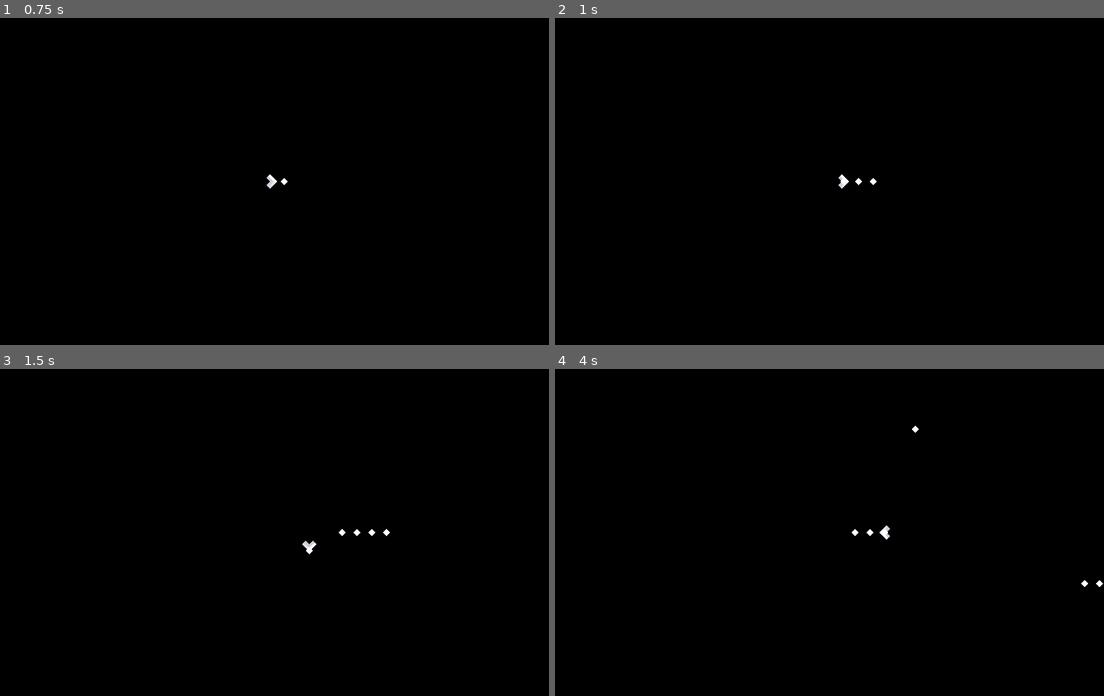
Above: before the commit, frames 1-4 (two rows, left to right).
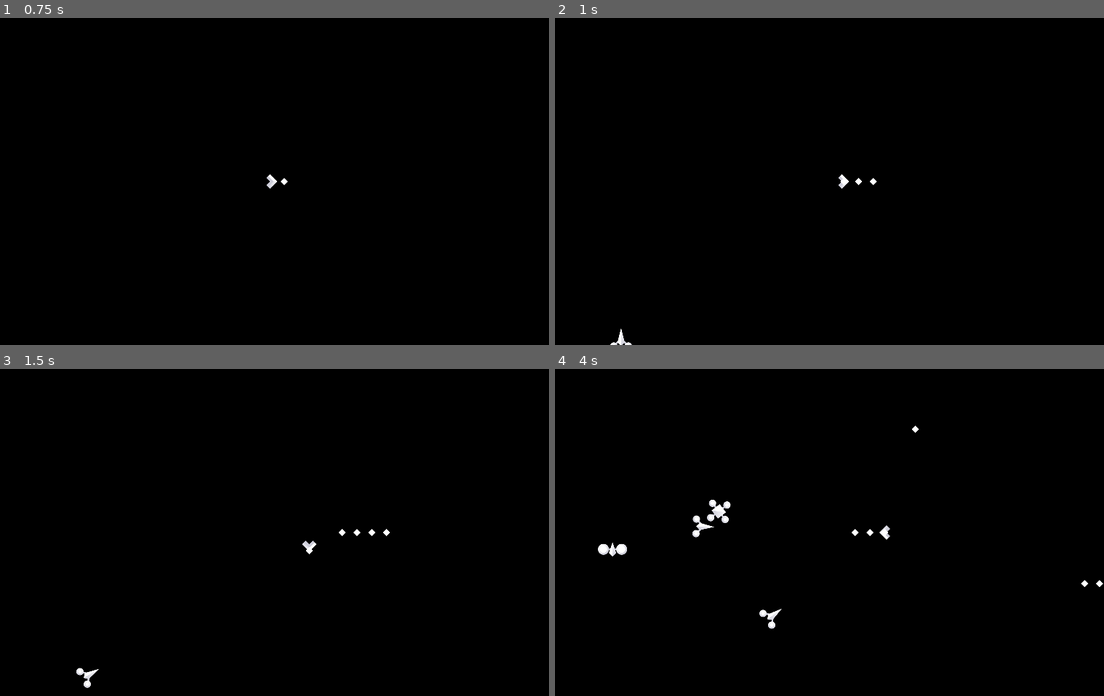
Above: after the commit, the same moments.

Repository: wdfeer/spaceshooter
Game: Godot game, scene res://src/mars.tscn
Same seed, same stepped clock (60 frames per second), same inputs: the game is played once before the commit and once after it. This scene is started directly instead of the project's main scene.
Inputs (mouse positions are in pixels of both pictures, inside the frame that each line leads up to):
- Up to frame 1 (0.75 s): tap Enter at 0.5 s; move the mouse to (384, 165) at 0.52 s; press the mouse at (384, 165) at 0.53 s; hold D (right) from 0.53 s (still down)
- Up to frame 2 (1 s): keep holding D (right)
- Up to frame 3 (1.5 s): move the mouse to (142, 548) at 1.27 s; release D (right) at 1.28 s; release the mouse at (142, 548) at 1.28 s; hold S (down) from 1.28 s (still down); click (142, 548) at 1.35 s
- Up to frame 4 (4 s): move the mouse to (873, 460) at 2.02 s; release S (down) at 2.03 s; press the mouse at (873, 460) at 2.03 s; hold D (right) 2.03-2.78 s; move the mouse to (785, 597) at 2.77 s; release the mouse at (785, 597) at 2.78 s; hold W (up) 2.78-3.53 s; click (785, 597) at 2.85 s; move the mouse to (988, 581) at 3.52 s; press the mouse at (988, 581) at 3.53 s; hold A (left) from 3.53 s (still down)

Frame 1 is identical in both runs. In frame 2, less than 0.1% of the frame differs, in the area x 10-15%, y 94-100%; in frame 3, less than 0.1%; in frame 4, 0.5%, in the area x 7-42%, y 40-80%.

Commit message:
Try to not spawn enemies out of bounds

Diff:
--- a/src/enemy/enemy_spawner.gd
+++ b/src/enemy/enemy_spawner.gd
@@ -1,7 +1,7 @@
 extends Node
 
 const ENEMY_SPAWN_INTERVAL = 1
-const ENEMY_SPAWN_DISTANCE = 1000
+const ENEMY_SPAWN_DISTANCE = 1200
 @export
 var enemy_scene: PackedScene
 var enemy_spawn_timer = 0
@@ -19,7 +19,8 @@
 		var player: Node2D = game.get_node_or_null("Player")
 		if !player:
 			return
-		var spawn_pos: Vector2 = player.global_position + Vector2.from_angle(randf_range(0, 2 * PI)) * ENEMY_SPAWN_DISTANCE
+		var angle = player.global_position.angle_to_point(game.global_position) + randf_range(-PI, PI) / 4
+		var spawn_pos: Vector2 = player.global_position + Vector2.from_angle(angle) * ENEMY_SPAWN_DISTANCE
+		game.add_child(enemy)
 		enemy.global_position = spawn_pos
-		game.add_child(enemy)
 		enemy_spawn_timer = 0
